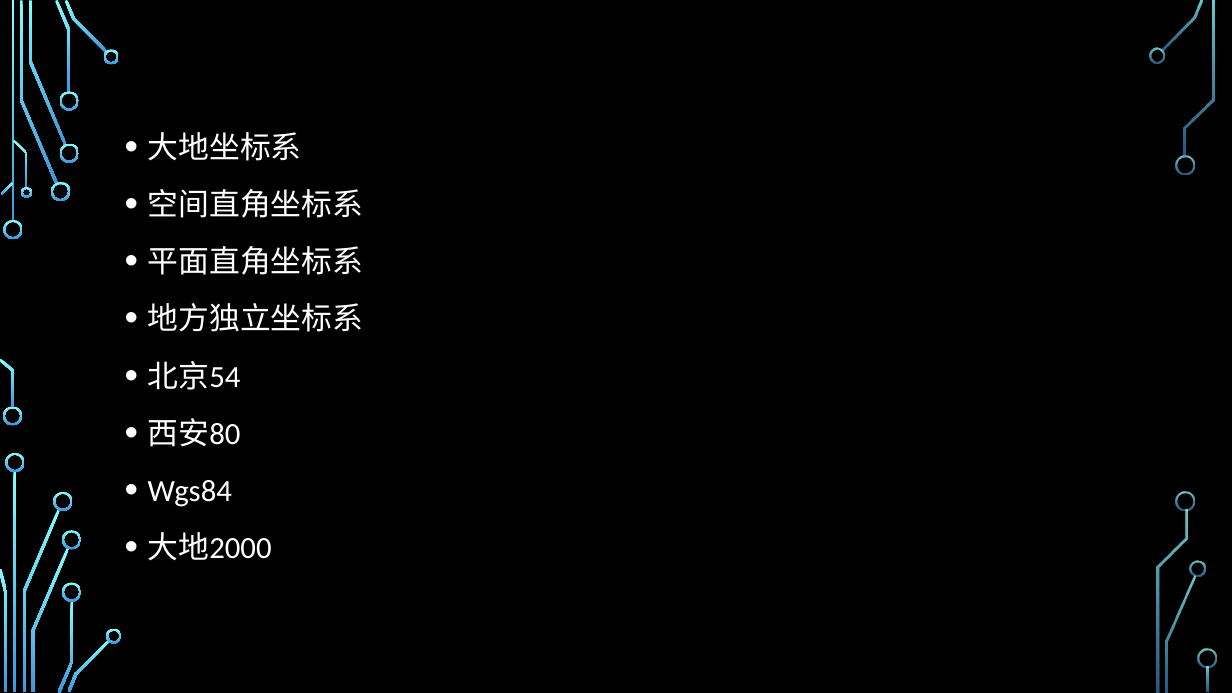
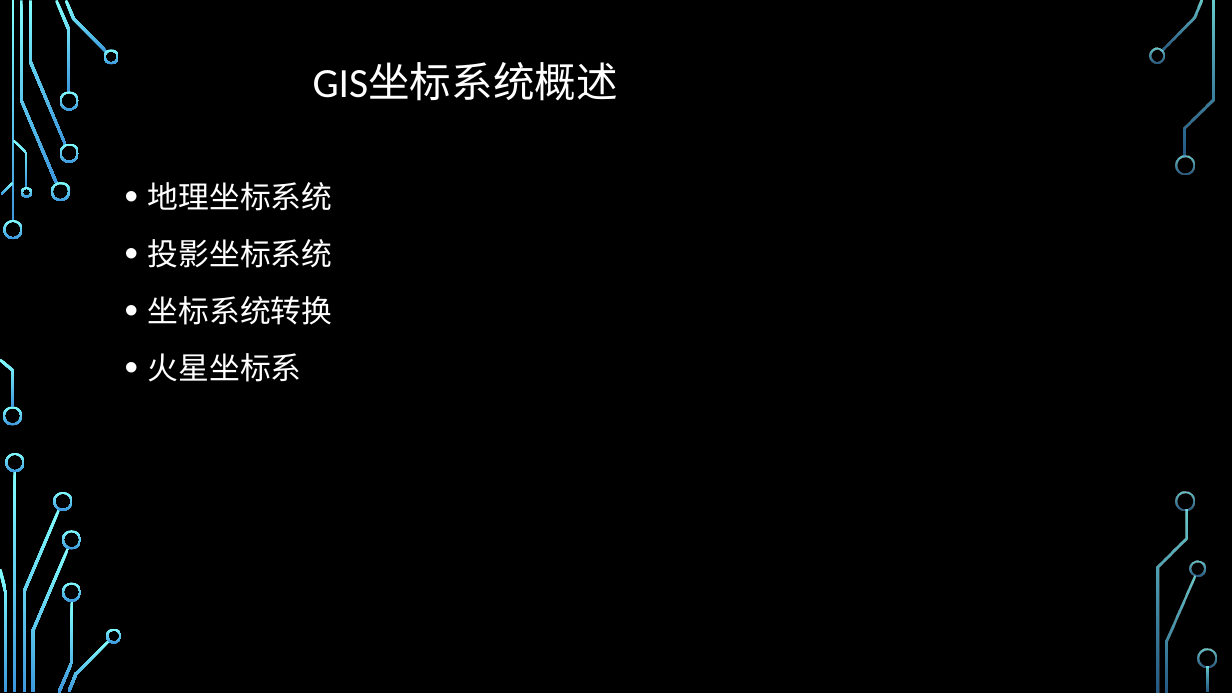
Before and after one commit to guojs/webgis, a slide deck: slide 6 of resource/WebGIS课程大纲.pptx (slide 7 before the commit). Drawn at 1232x693 pixels with LibreOffice and Linux fonts; fonts in the diff are those of the drawing; background and template pictures are left out. Boxes give left, top, right and bottom in pixels: in the first picture for what was removed or moved away, otherwise in the second. Text is boxed around its words. In the diff, an @@ line names an element or a change of style, - is before the commit and + after.

```diff
--- a/resource/WebGIS课程大纲.pptx
+++ b/resource/WebGIS课程大纲.pptx
@@ title added at [313,63,618,101], 32.4 pt, text #FFFFFF @@
+GIS坐标系统概述
@@ text at [148,182,333,382]: text changed @@
-• 大地坐标系
-• 空间直角坐标系
-• 平面直角坐标系
-• 地方独立坐标系
-• 北京54
-• 西安80
-• Wgs84
-• 大地2000
+• 地理坐标系统
+• 投影坐标系统
+• 坐标系统转换
+• 火星坐标系
```
Also in this commit, not shown: 4 other slides changed, 19 slides added, 1 slide removed, 44 other files.
